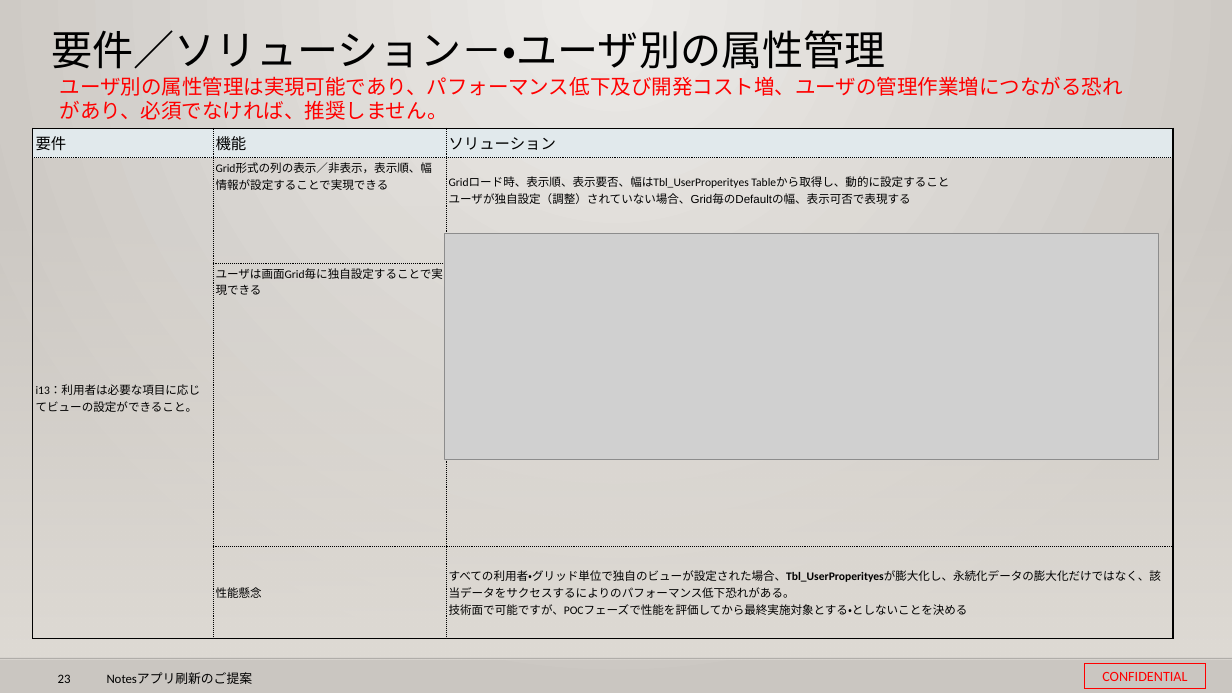
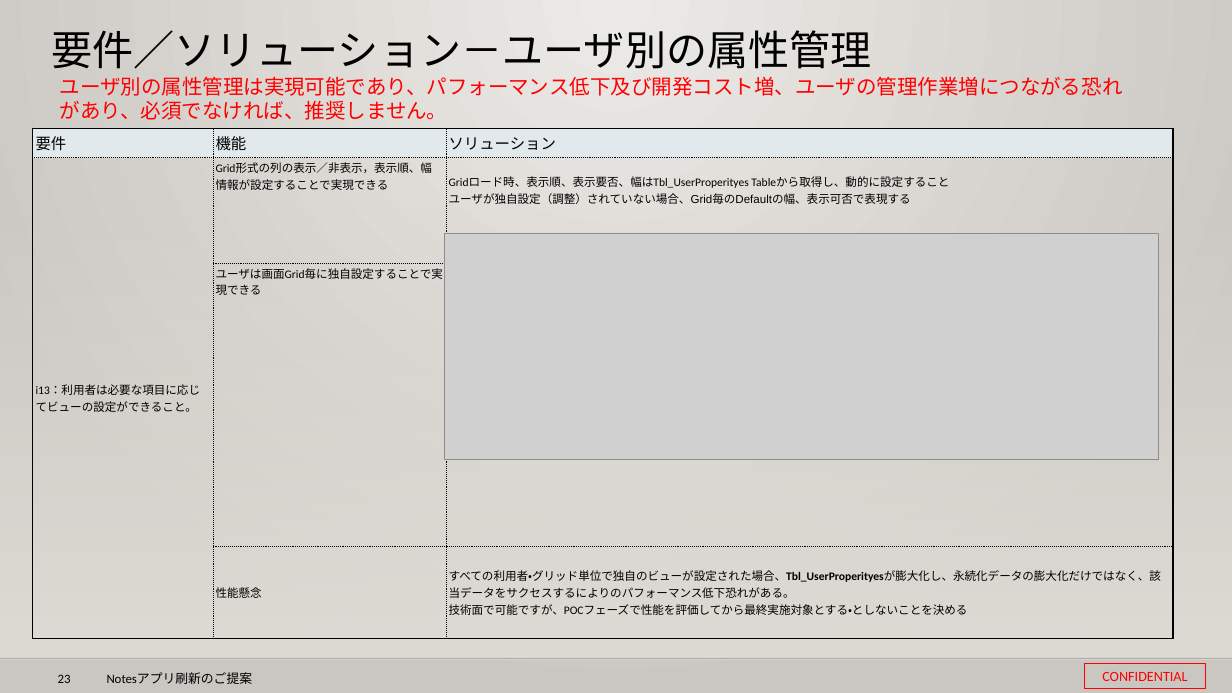
Before and after one commit to 0494938/Notes--CMS-Online, a slide deck: slide 23 of Notesアプリ刷新プロジェクト提案見積もり.v3 (要約付き).pptx. Drawn at 1232x693 pixels with LibreOffice and Linux fonts; fonts in the diff are those of the drawing; grey boxes stand for pictures; background and template pictures are left out. Boxes give left, top, right and bottom in pixels: in the first picture for what was removed or moved away, otherwise in the second. Text is boxed around its words. In the diff, an @@ line names an element or a change of style, - is before the commit and + after.

```diff
--- a/Notesアプリ刷新プロジェクト提案見積もり.v3 (要約付き).pptx
+++ b/Notesアプリ刷新プロジェクト提案見積もり.v3 (要約付き).pptx
@@ title at (51, 30, 872, 69): text changed @@
-要件／ソリューション－・ユーザ別の属性管理
+要件／ソリューション－ユーザ別の属性管理
```
Also in this commit, not shown: 6 other slides changed.
